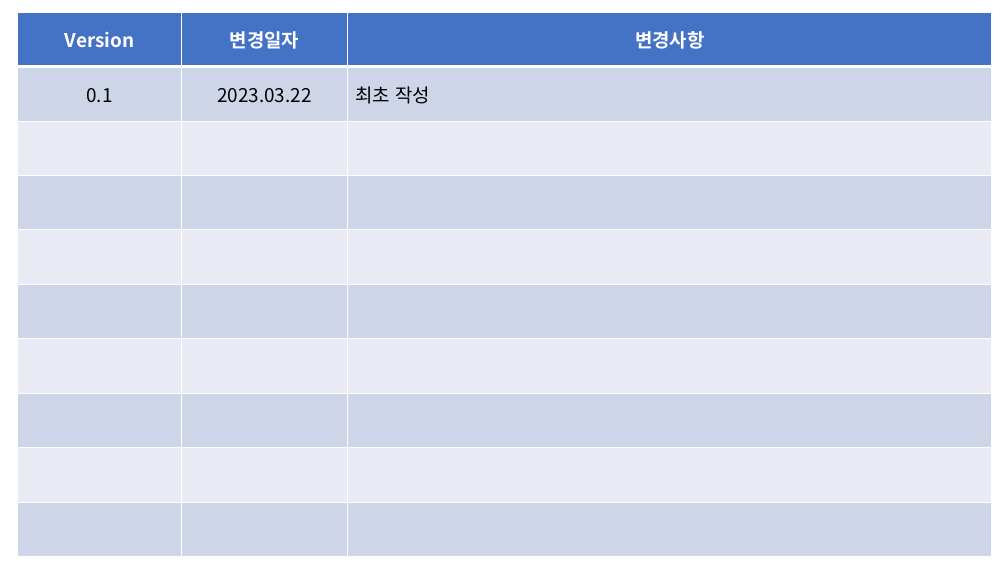
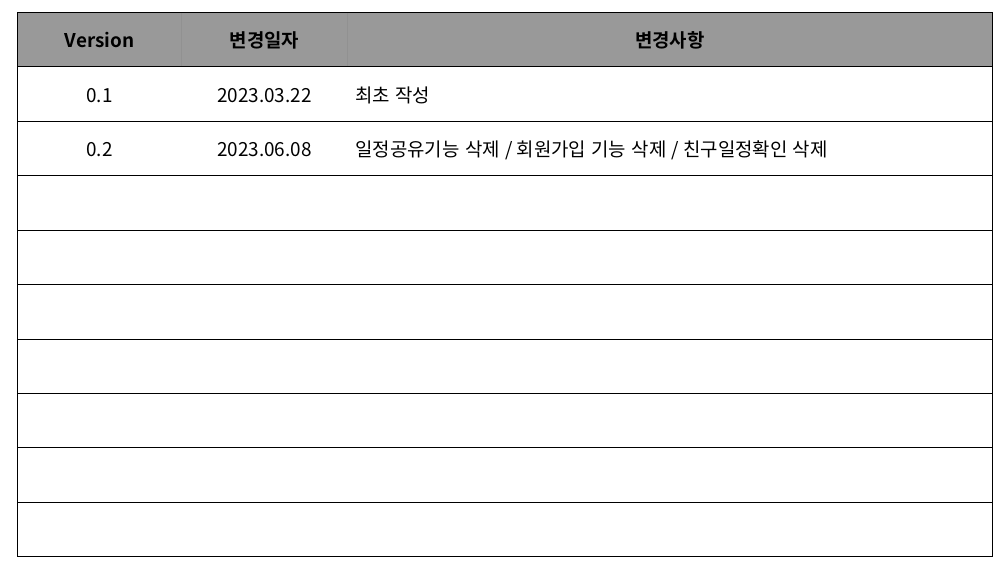
Before and after one commit to chamsaegugu9/hello_flutter, a slide deck: slide 2 of 앱기획.pptx. Drawn at 1008x567 pixels with LibreOffice and Linux fonts; fonts in the diff are those of the drawing. Boxes give left, top, right and bottom in pixels: in the first picture for what was removed or moved away, otherwise in the second. Text is boxed around its words. In the diff, an @@ line names an element or a change of style, - is before the commit and + after.

```diff
--- a/앱기획.pptx
+++ b/앱기획.pptx
@@ table at box(17, 12, 991, 557) @@
+row 3: 0.2 | 2023.06.08 | 일정공유기능 삭제 / 회원가입 기능 삭제 / 친구일정확인 삭제
-row 10:  |  | 
@@ fill #4472C4 to #000000 at 40% opacity in row 1 @@
@@ fill #CFD5EA to none in 11 cells @@
@@ fill #E9EBF5 to none in 12 cells @@
@@ text colour #FFFFFF to #000000 in "Version", "변경일자", "변경사항" @@
@@ borders changed @@
```
Also in this commit, not shown: 4 slides added, 21 slides removed, 8 other files.
